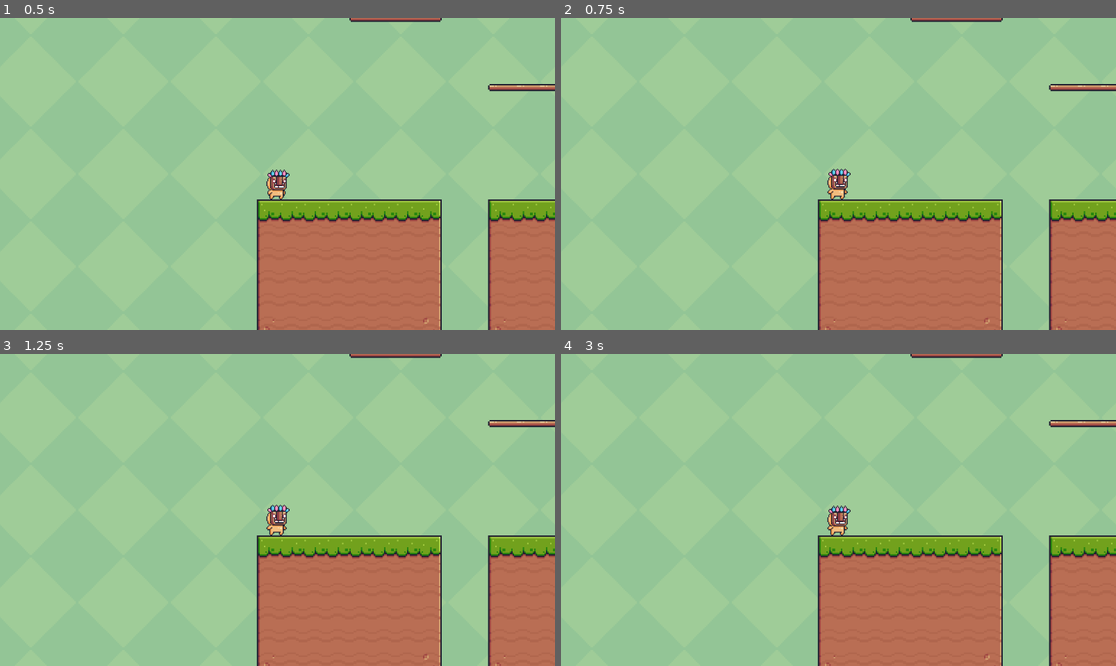
Above: before the commit, frames 1-4 (two rows, left to right).
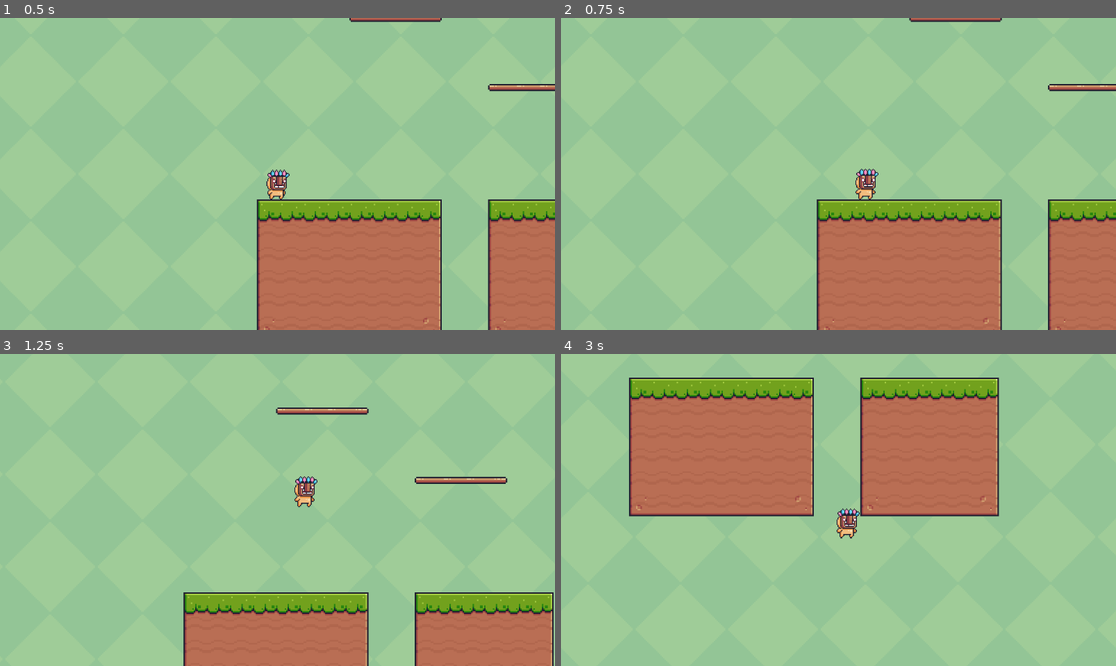
Above: after the commit, the same moments.

Repository: Dawid-Jarczok/NPG_projekt_zaliczeniowy
Game: Godot game, scene res://Scene_1.tscn
The game is run twice, just before and just after one commit, with the same random seed, the same clock (stepped at 60 frames per second) and the same inputs.
Inputs:
- Up to frame 1 (0.5 s): no input
- Up to frame 2 (0.75 s): tap Enter at 0.5 s; hold D (move_right) from 0.53 s (still down)
- Up to frame 3 (1.25 s): keep holding D (move_right); tap Space (jump) at 0.77 s
- Up to frame 4 (3 s): tap Space (jump) at 1.52 s; release D (move_right) at 2.03 s; hold A (move_left) 2.03-2.78 s; hold D (move_right) from 2.78 s (still down)

Frame 1 is identical in both runs. In frame 2, 2.0% of the frame differs, in the area x 46-100%, y 0-100%; in frame 3, 20%; in frame 4, 46%, in the area x 12-100%, y 0-100%.
Error before the commit: Invalid assignment of property or key 'flip_h' with value of type 'bool' on a base object of type 'null instance'. (res://scripts/player_movement.gd:32)

Commit message:
Chnages_movement2

Diff:
--- a/gra_projektNPG/scripts/player_movement.gd
+++ b/gra_projektNPG/scripts/player_movement.gd
@@ -7,7 +7,7 @@
 # Get the gravity from the project settings to be synced with RigidBody nodes.
 var gravity = ProjectSettings.get_setting("physics/2d/default_gravity")
 
-@onready var sprite = $AnimatedSprite2D
+@onready var sprite = $Sprite2D
 
 func _physics_process(delta):
 	# Add the gravity.
